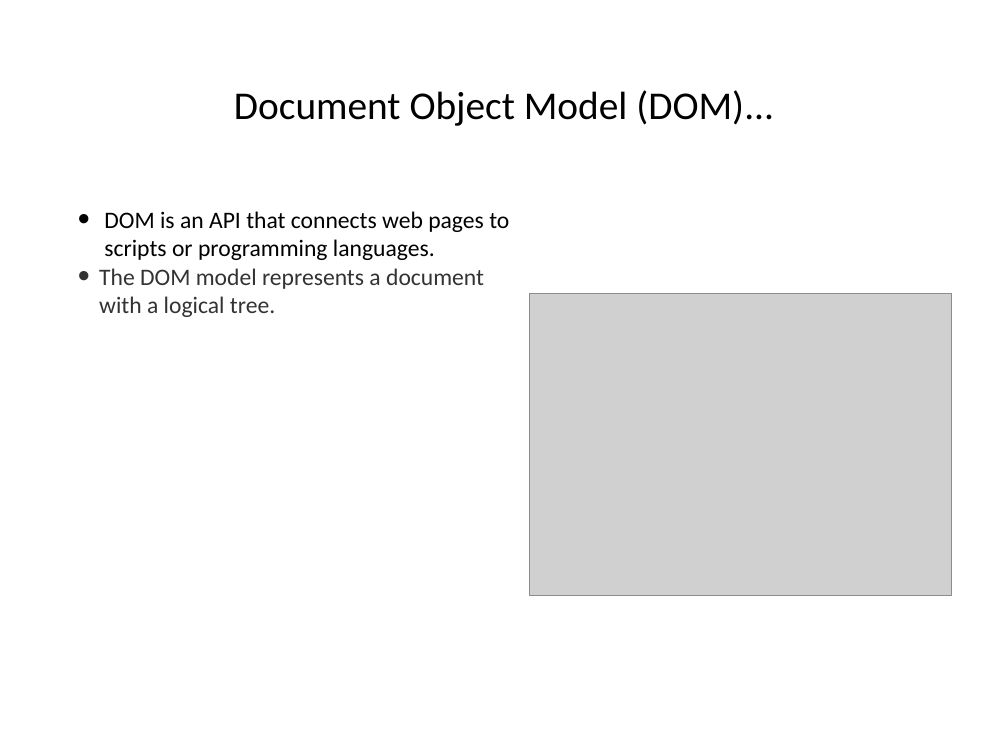
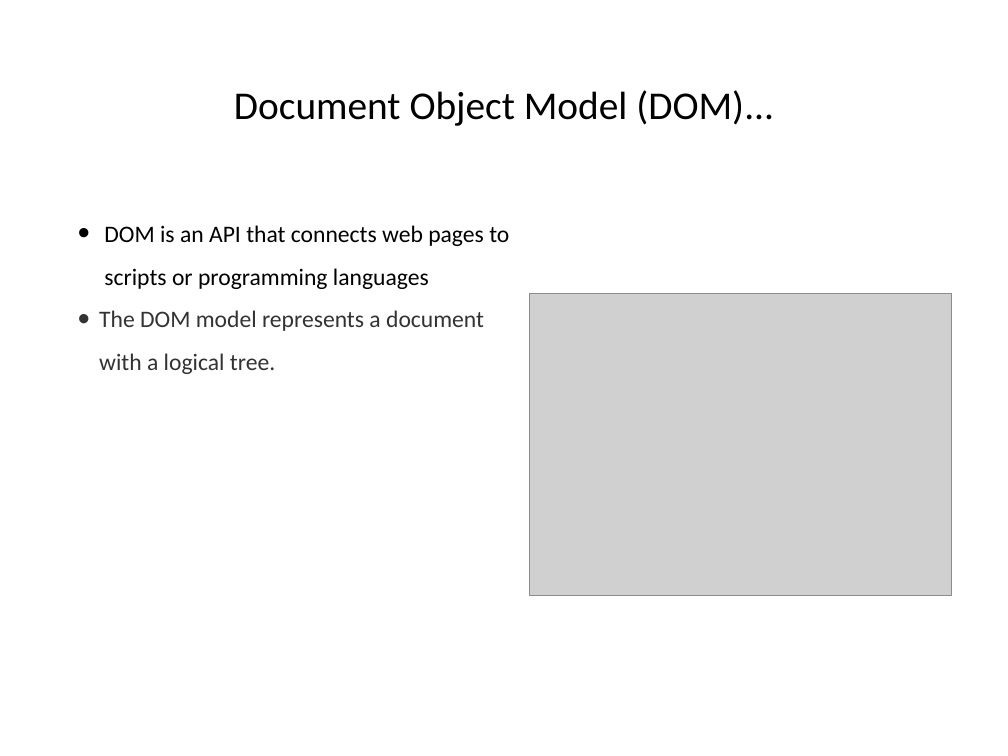
Before and after one commit to hogeschool/Development--Web, a slide deck: slide 16 of Lesson4/lesson4.pptx (slide 14 before the commit). Drawn at 1008x756 pixels with LibreOffice and Linux fonts; fonts in the diff are those of the drawing; grey boxes stand for pictures. Boxes give left, top, right and bottom in pixels: in the first picture for what was removed or moved away, otherwise in the second. Text is boxed around its words. In the diff, an @@ line names an element or a change of style, - is before the commit and + after.

```diff
--- a/Lesson4/lesson4.pptx
+++ b/Lesson4/lesson4.pptx
@@ text at (x1=104, y1=225, x2=509, y2=289): text changed @@
-• DOM is an API that connects web pages to scripts or programming languages.
+• DOM is an API that connects web pages to scripts or programming languages
@@ text at (x1=99, y1=310, x2=484, y2=374): line spacing 1 to 1.5 @@
```
Also in this commit, not shown: 10 other slides changed, 2 slides added, 1 other file.
